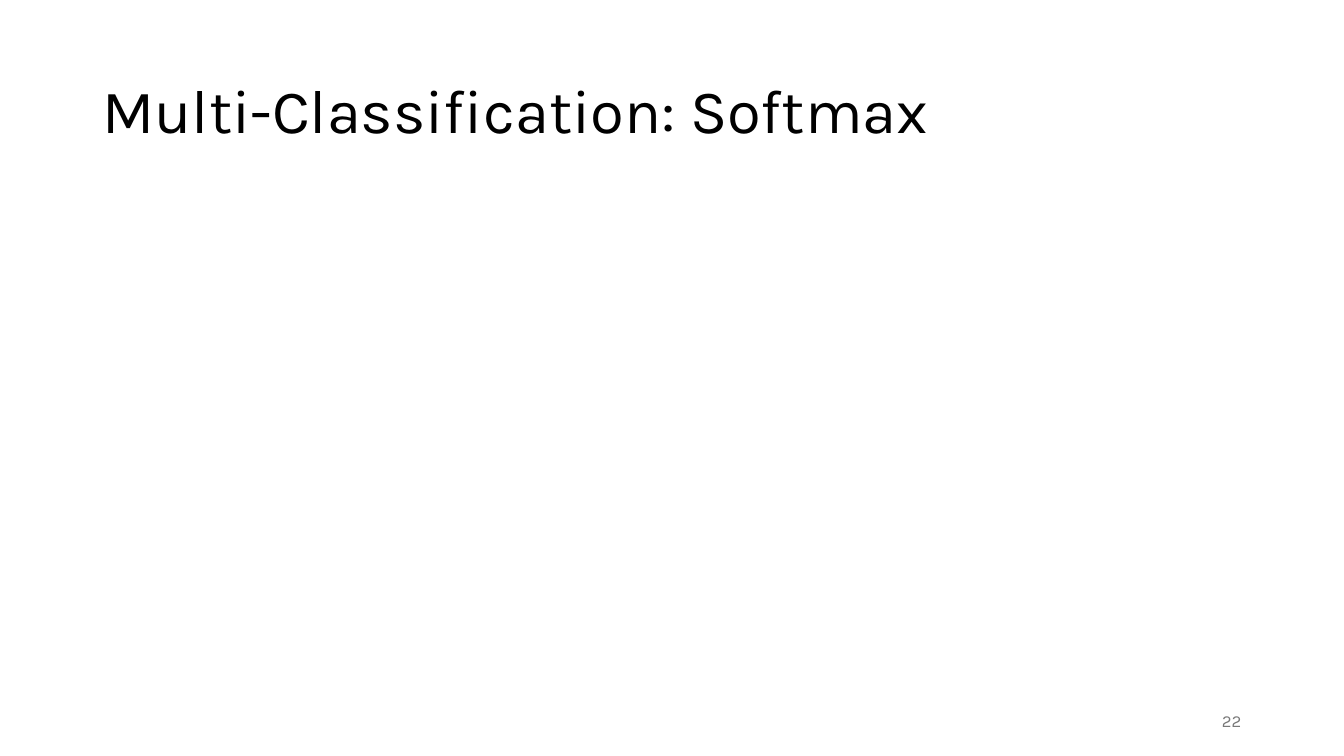
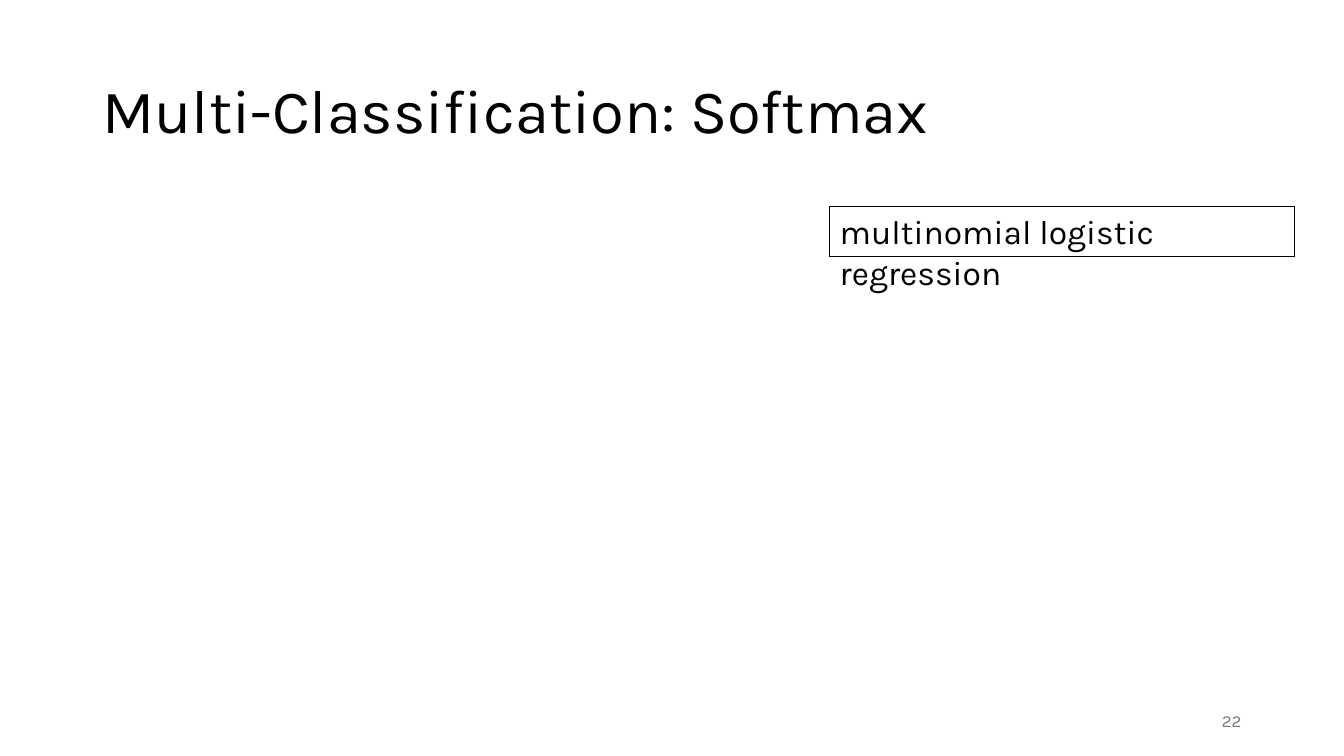
Before and after one commit to FelixWick/data_science, a slide deck: slide 22 of slides/5_supervised_learning.pptx. Drawn at 1344x756 pixels with LibreOffice and Linux fonts; fonts in the diff are those of the drawing; grey boxes stand for pictures. Boxes give left, top, right and bottom in pixels: in the first picture for what was removed or moved away, otherwise in the second. Text is boxed around its words. In the diff, an @@ line names an element or a change of style, - is before the commit and + after.

```diff
--- a/slides/5_supervised_learning.pptx
+++ b/slides/5_supervised_learning.pptx
@@ rectangle added at (830,207,1295,257), outline #000000 0.75 pt, 24 pt, text #000000 @@
+multinomial logistic regression
```
Also in this commit, not shown: 2 other slides changed, 1 other file.
